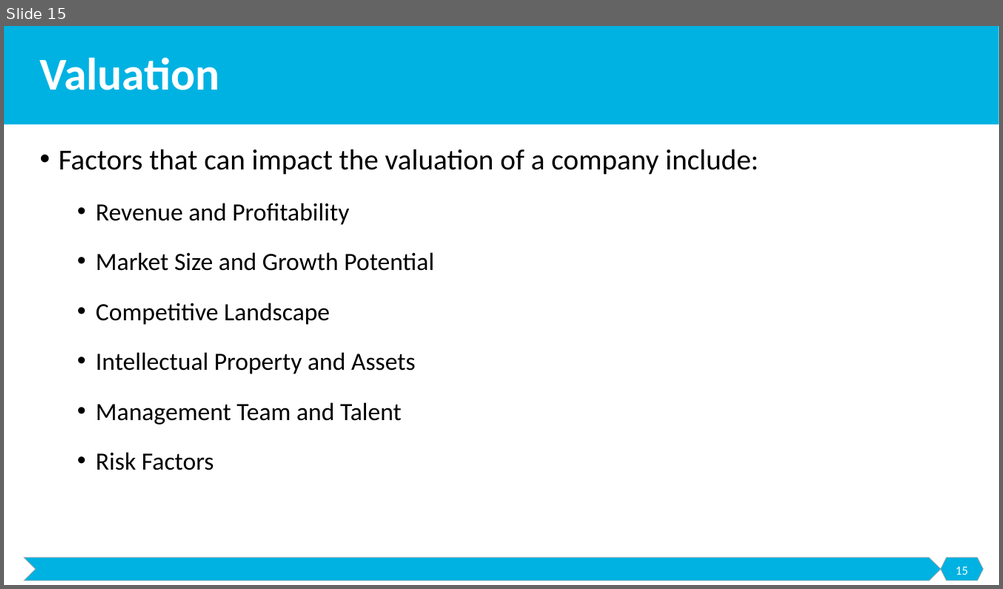
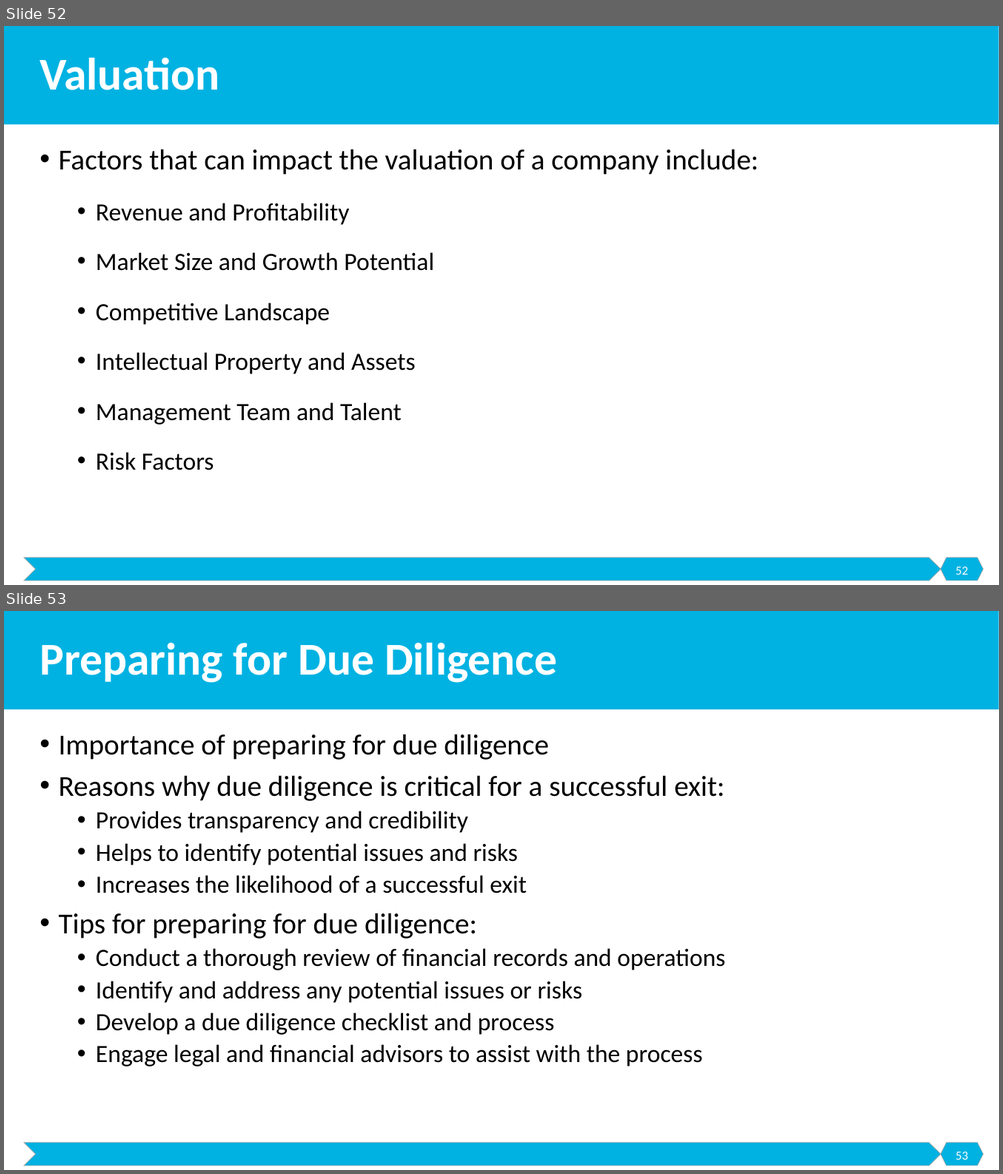
Before and after one commit to malenezi/malenezi, a slide deck: SE495/Lectures/8-Exit Strategies/Exit Strategies.pptx. Shown one above the other, each under a label of ours: slide 15 before the commit, slides 52 and 53 after it. The pictures are 1003x589 and 1003x1174 pixels, drawn with LibreOffice and Linux fonts; fonts in the diff are those of the drawing. Boxes give left, top, right and bottom in pixels: in the first picture for what was removed or moved away, otherwise in the second. Text is boxed around its words. In the diff, an @@ line names an element or a change of style, - is before the commit and + after.

```diff
--- a/SE495/Lectures/8-Exit Strategies/Exit Strategies.pptx
+++ b/SE495/Lectures/8-Exit Strategies/Exit Strategies.pptx
@@ slide 53 added at bbox=[4, 611, 999, 1170], background #FFFFFF; not listed: 3 template elements that a slide beside it also shows @@
@@ title added at bbox=[40, 642, 557, 683], 44 pt, text #FFFFFF, bold @@
+Preparing for Due Diligence
@@ text added at bbox=[59, 734, 725, 1067], 24 pt, text #000000 @@
+• Importance of preparing for due diligence
+• Reasons why due diligence is critical for a successful exit:
+  • Provides transparency and credibility
+  • Helps to identify potential issues and risks
+  • Increases the likelihood of a successful exit
+• Tips for preparing for due diligence:
+  • Conduct a thorough review of financial records and operations
+  • Identify and address any potential issues or risks
+  • Develop a due diligence checklist and process
+  • Engage legal and financial advisors to assist with the process
@@ page number added at bbox=[955, 1152, 967, 1160], 12 pt, text #FFFFFF @@
+53
@@ what was slide 15 is now slide 52 @@
@@ page number at bbox=[955, 567, 967, 575]: text changed @@
-15
+52
```
Also in this commit, not shown: 3 slides changed, 39 other slides added, 5 other files.
